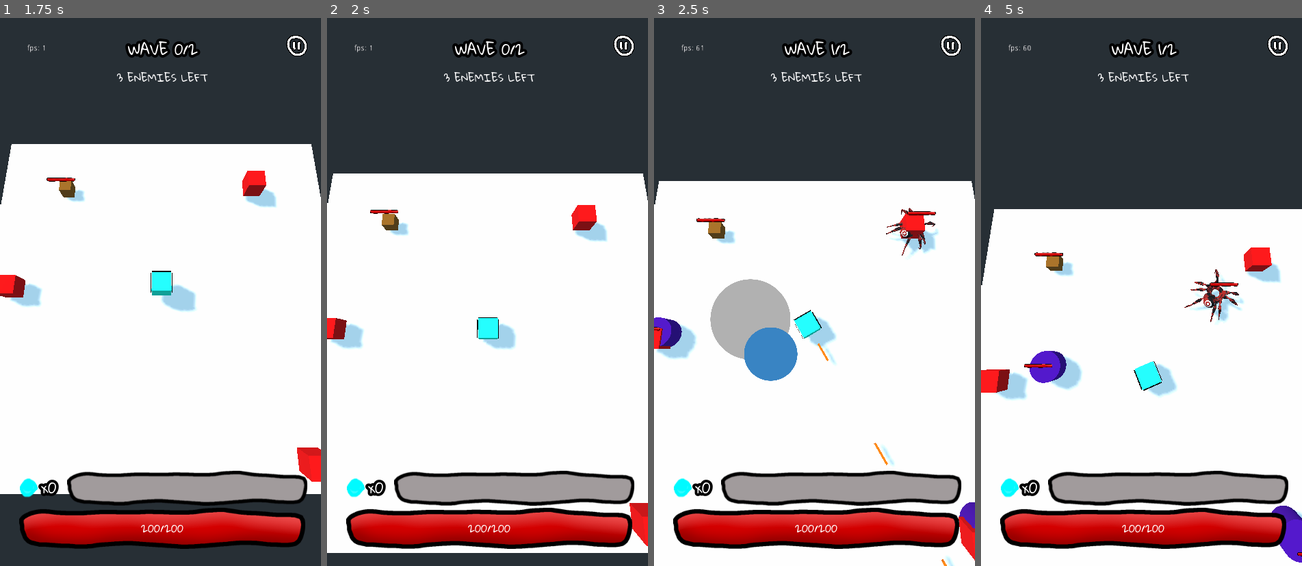
Above: before the commit, frames 1-4 (left to right).
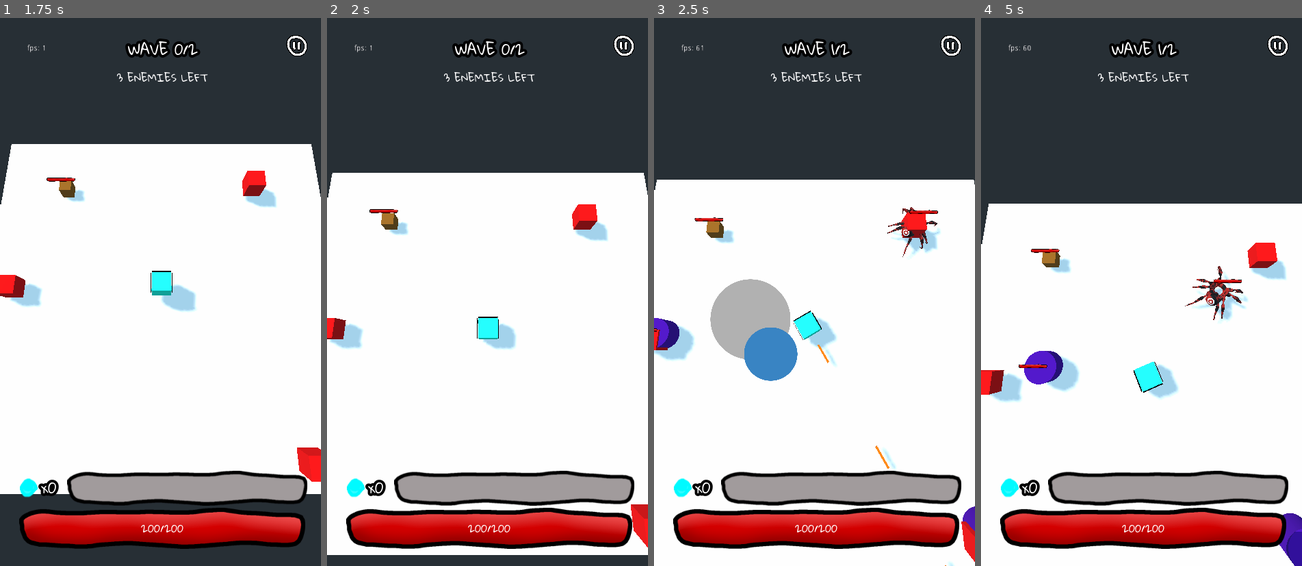
Above: after the commit, the same moments.

Repository: jeffsieu/coma-dash
Game: Godot game, scene res://Scene/Game.tscn
Two runs of this game, one before a commit and one after it. Both use one fixed random seed, a clock stepped at 60 frames per second and the inputs below.
Inputs (mouse positions are in pixels of both pictures, inside the frame that each line leads up to):
- Up to frame 1 (1.75 s): click "PLAY" at 0.5 s; move the mouse to (231, 264) at 1.27 s; click (231, 264) at 1.42 s
- Up to frame 2 (2 s): no input
- Up to frame 3 (2.5 s): drag from (750, 319) to (798, 401) at 2.02 s
- Up to frame 4 (5 s): move the mouse to (1173, 171) at 2.77 s; click (1173, 171) at 2.92 s; drag from (1125, 401) to (1045, 209) at 3.52 s; move the mouse to (1237, 374) at 4.27 s; click (1237, 374) at 4.42 s

Frame 1 is identical in both runs. In frame 2, 0.7% of the frame differs, in the area x 0-100%, y 28-98%; in frame 3, 1.4%; in frame 4, 4.1%, in the area x 0-100%, y 33-100%.

Commit message:
Change camera to follow y position of player too
Because when changing levels and updating the player position to the new
level player position, it may not exactly touch the floor and will fall
down a bit due to gravity. But even though the player falls, the camera
doesn't, which means it will zoom out a bit permanently.

Diff:
--- a/Camera.gd
+++ b/Camera.gd
@@ -5,18 +5,19 @@
 var _velocity: Vector3
 const _BASE_ACCELERATION = 80
 const _FRICTION = 0.9
+const _CAMERA_HEIGHT = 25
 const _THRESHOLD_DISTANCE = 2 # Maximum distance from the player at which the camera won't move
 
 func _physics_process(delta: float) -> void:
 	if not _initialized:
-		transform.origin.x = _player.transform.origin.x
-		transform.origin.z = _player.transform.origin.z
+		transform.origin = _player.transform.origin
 		_initialized = true
 		return
-	var player_origin = Vector3(_player.transform.origin.x, 0, _player.transform.origin.z)
-	var camera_origin = Vector3(transform.origin.x, 0, transform.origin.z)
-	var direction = camera_origin.direction_to(player_origin)
-	var distance_to_player = camera_origin.distance_to(player_origin) - _THRESHOLD_DISTANCE
+
+	var player_origin := _player.transform.origin
+	var target_origin = Vector3(player_origin.x, player_origin.y + _CAMERA_HEIGHT, player_origin.z)
+	var direction = transform.origin.direction_to(target_origin)
+	var distance_to_player = transform.origin.distance_to(target_origin) - _THRESHOLD_DISTANCE
 	distance_to_player = max(distance_to_player, 0)
 
 	var acceleration = _BASE_ACCELERATION * distance_to_player * direction
